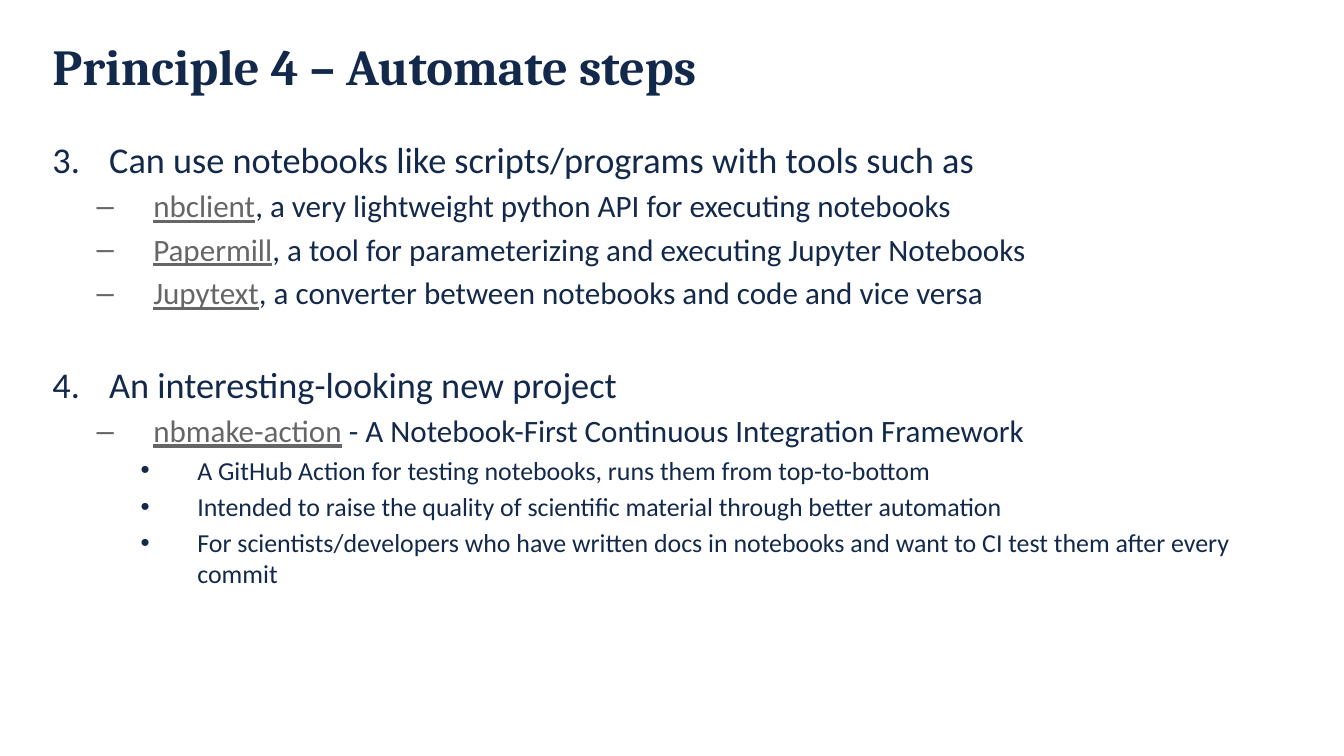
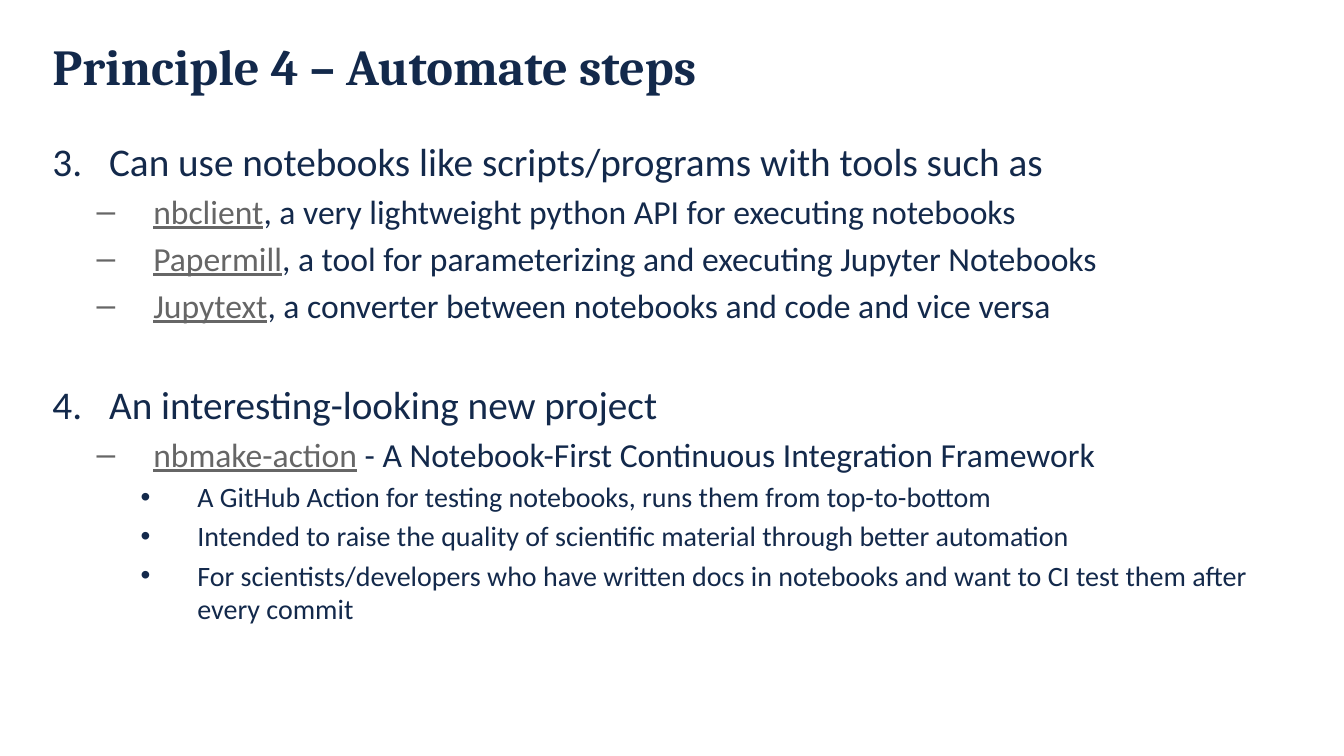
Before and after one commit to danielskatz/repro-fdtd1d, a slide deck: slide 18 of Computational_Reproducibility.pptx. Drawn at 1344x756 pixels with LibreOffice and Linux fonts; fonts in the diff are those of the drawing; background and template pictures are left out. Boxes give left, top, right and bottom in pixels: in the first picture for what was removed or moved away, otherwise in the second. Text is boxed around its words. In the diff, an @@ line names an element or a change of style, - is before the commit and + after.

```diff
--- a/Computational_Reproducibility.pptx
+++ b/Computational_Reproducibility.pptx
@@ text "Can use notebooks like scripts/programs ..." at (109, 148, 1246, 624): size 25.9 to 28 pt in "Can use notebooks like scripts/programs with tools ...", "An interesting-looking new project"; size 22.2 to 24 pt in "nbclient, a very lightweight python API for ...", "Papermill, a tool for parameterizing and executing ...", "Jupytext, a converter between notebooks and code ...", "nbmake-action - A Notebook-First Continuous Integration Fram ..."; size 18.5 to 20 pt in "A GitHub Action for testing notebooks, runs ...", "Intended to raise the quality of scientific ...", "For scientists/developers who have written docs in ..." @@
```
Also in this commit, not shown: 2 other slides changed, 1 other file.
